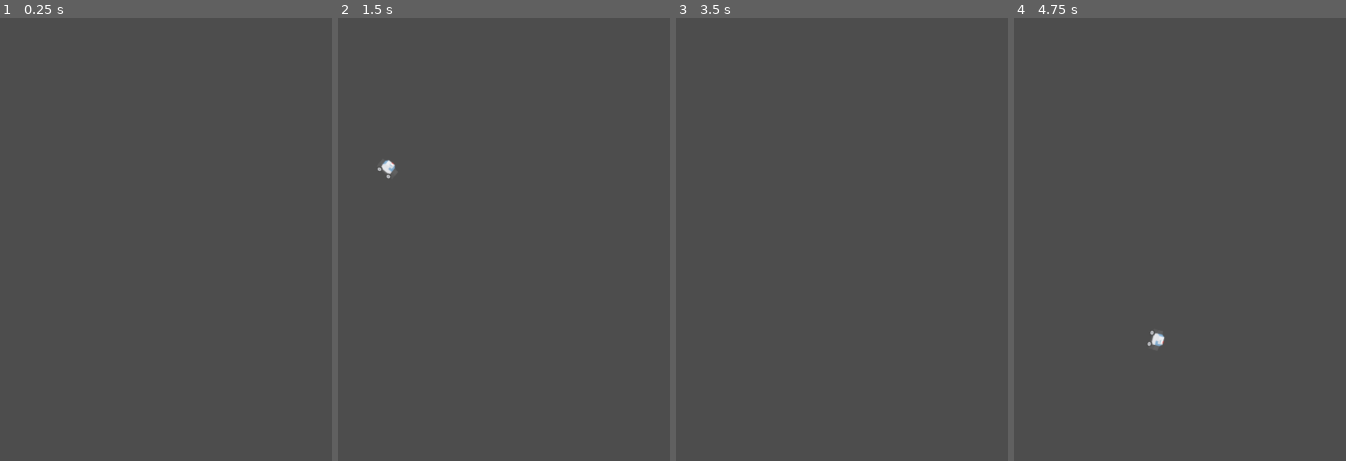
Above: before the commit, frames 1-4 (left to right).
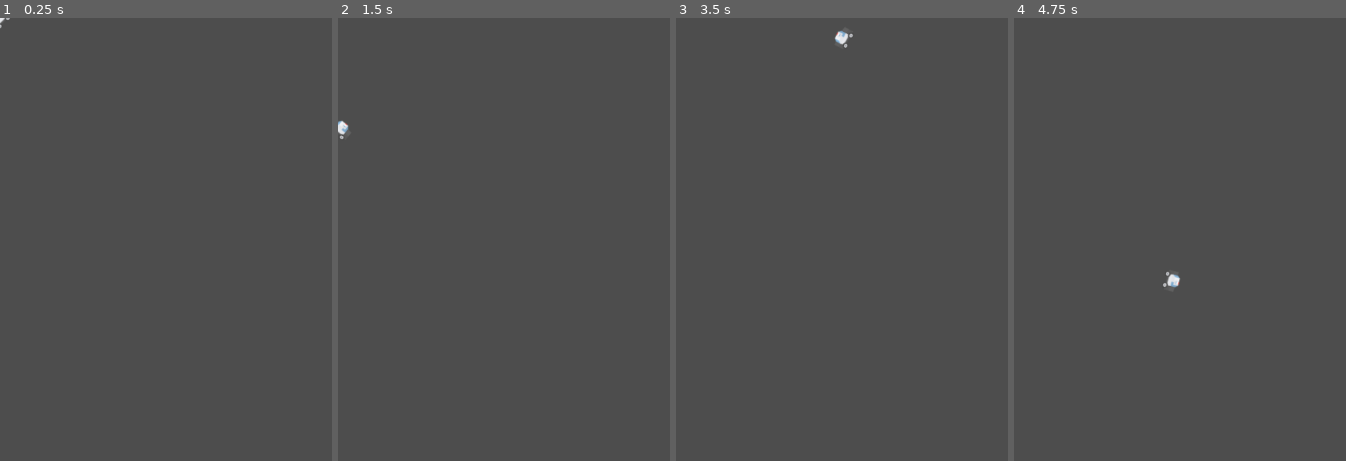
Above: after the commit, the same moments.

Repository: luke3773/Joc_Mart-_Guim_Lluc_1E
Game: Godot game, scene res://Escenes/jugador.tscn
Same seed, same stepped clock (60 frames per second), same inputs: the game is played once before the commit and once after it. The project has no main scene, so this scene is started directly.
Inputs:
- Up to frame 1 (0.25 s): no input
- Up to frame 2 (1.5 s): tap Enter at 0.5 s; hold Up (accelerar) 0.53-1.28 s; hold Right (dreta) 0.53-1.28 s; tap Left (esquerra) at 1.35 s
- Up to frame 3 (3.5 s): tap Space at 2 s; hold Right (dreta) 2.03-2.78 s; hold Up (accelerar) from 2.03 s (still down); tap Enter at 2.75 s; tap Left (esquerra) at 2.85 s
- Up to frame 4 (4.75 s): tap Space at 3.5 s; release Up (accelerar) at 3.53 s; hold Right (dreta) 3.53-4.28 s; tap Left (esquerra) at 4.35 s

The runs differ from the first frame. In frame 1, less than 0.1% of the frame differs, in the area x 0-4%, y 0-3%; in frame 2, 0.2%; in frame 3, 0.1%; in frame 4, 0.2%, in the area x 40-50%, y 57-75%.

Commit message:
Update jugador.tscn

Diff:
--- a/Escenes/jugador.tscn
+++ b/Escenes/jugador.tscn
@@ -10,9 +10,7 @@
 script = ExtResource("1_mk3jy")
 
 [node name="Sprite2D" type="Sprite2D" parent="."]
-position = Vector2(88, 1)
 texture = ExtResource("1_es1w4")
 
 [node name="CollisionShape2D" type="CollisionShape2D" parent="."]
-position = Vector2(87.5, 0)
 shape = SubResource("RectangleShape2D_x4p0f")
